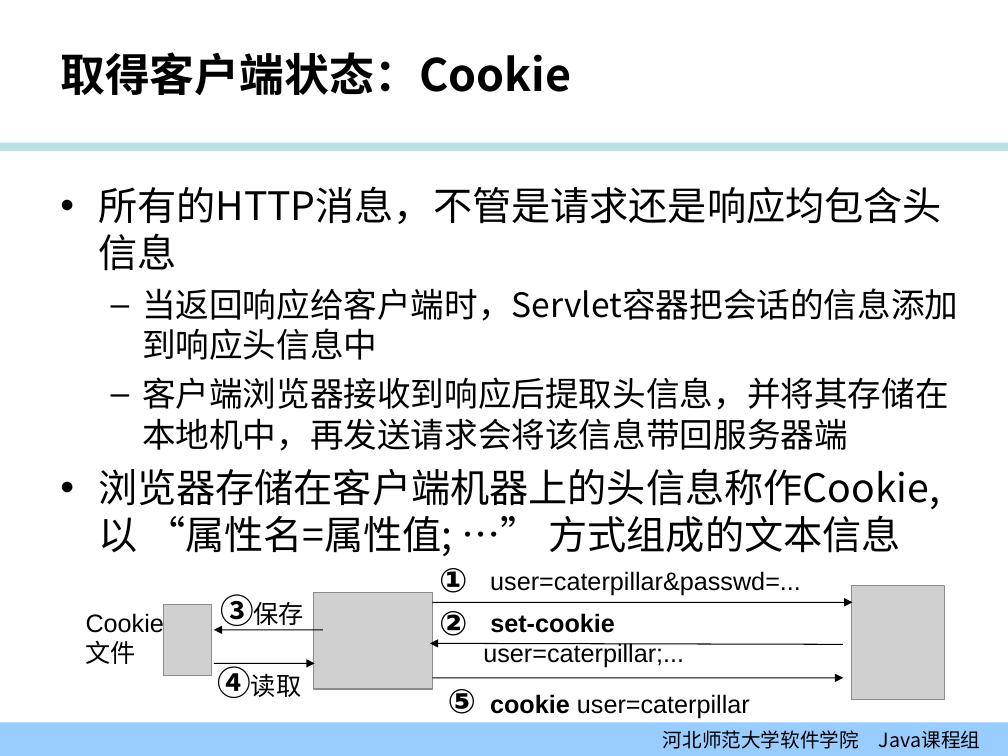
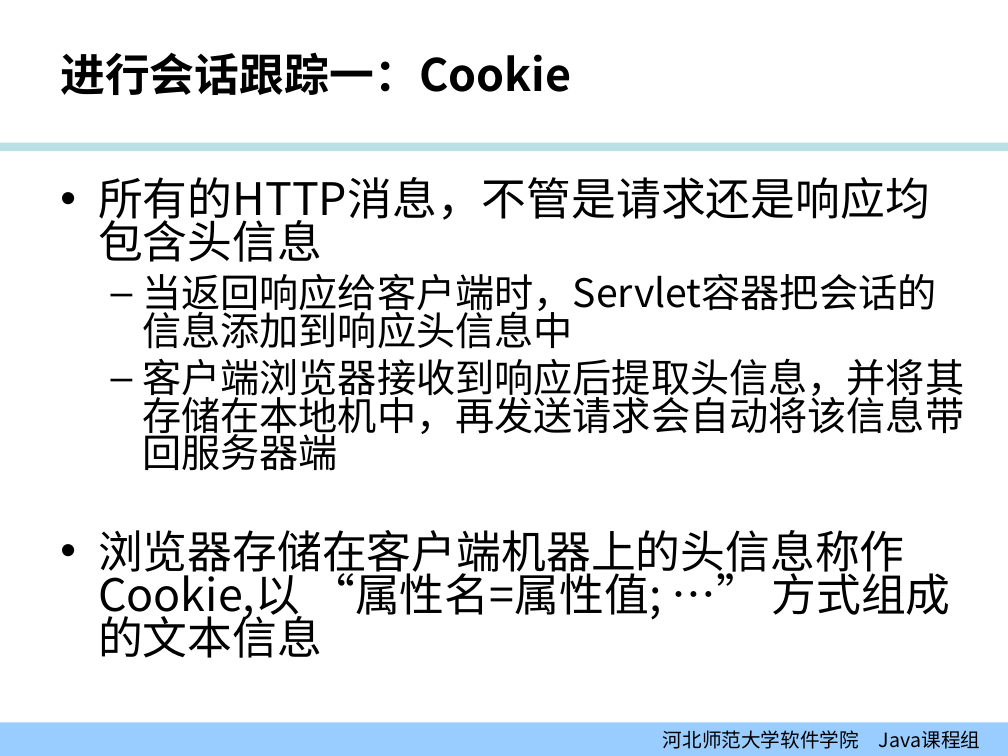
Before and after one commit to edu2act/course-JavaEE, a slide deck: slide 10 of 课程PPT/02-01_会话.ppt. Drawn at 1008x756 pixels with LibreOffice and Linux fonts; fonts in the diff are those of the drawing; grey boxes stand for pictures; background and template pictures are left out. Boxes give left, top, right and bottom in pixels: in the first picture for what was removed or moved away, otherwise in the second. Text is boxed around its words. In the diff, an @@ line names an element or a change of style, - is before the commit and + after.

```diff
--- a/课程PPT/02-01_会话.ppt
+++ b/课程PPT/02-01_会话.ppt
@@ title at (60, 52, 571, 95): text changed @@
-取得客户端状态：Cookie
+进行会话跟踪一：Cookie
@@ text at (98, 177, 951, 658): size 28 to 32 pt in "所有的HTTP消息，不管是请求还是响应均包含头信息", "浏览器存储在客户端机器上的头信息称作Cookie,以 “属性名=属性值; …” 方式组成的文本信息"; size 24 to 28 pt in "当返回响应给客户端时，Servlet容器把会话的信息添加到响应头信息中"; line spacing 1 to 0.8; more space between paragraphs @@
@@ text at (142, 358, 964, 471): text changed; size 24 to 28 pt @@
-  – 客户端浏览器接收到响应后提取头信息，并将其存储在本地机中，再发送请求会将该信息带回服务器端
+  – 客户端浏览器接收到响应后提取头信息，并将其存储在本地机中，再发送请求会自动将该信息带回服务器端
@@ group removed at (76, 568, 944, 718): 9 texts, 5 arrows, 3 pictures @@
-user=caterpillar&passwd=...
-set-cookie user=caterpillar;...
-cookie user=caterpillar
-①
-②
-③保存
-④读取
-⑤
-Cookie文件
```
Also in this commit, not shown: 13 other slides changed, 5 slides added, 6 other files.
